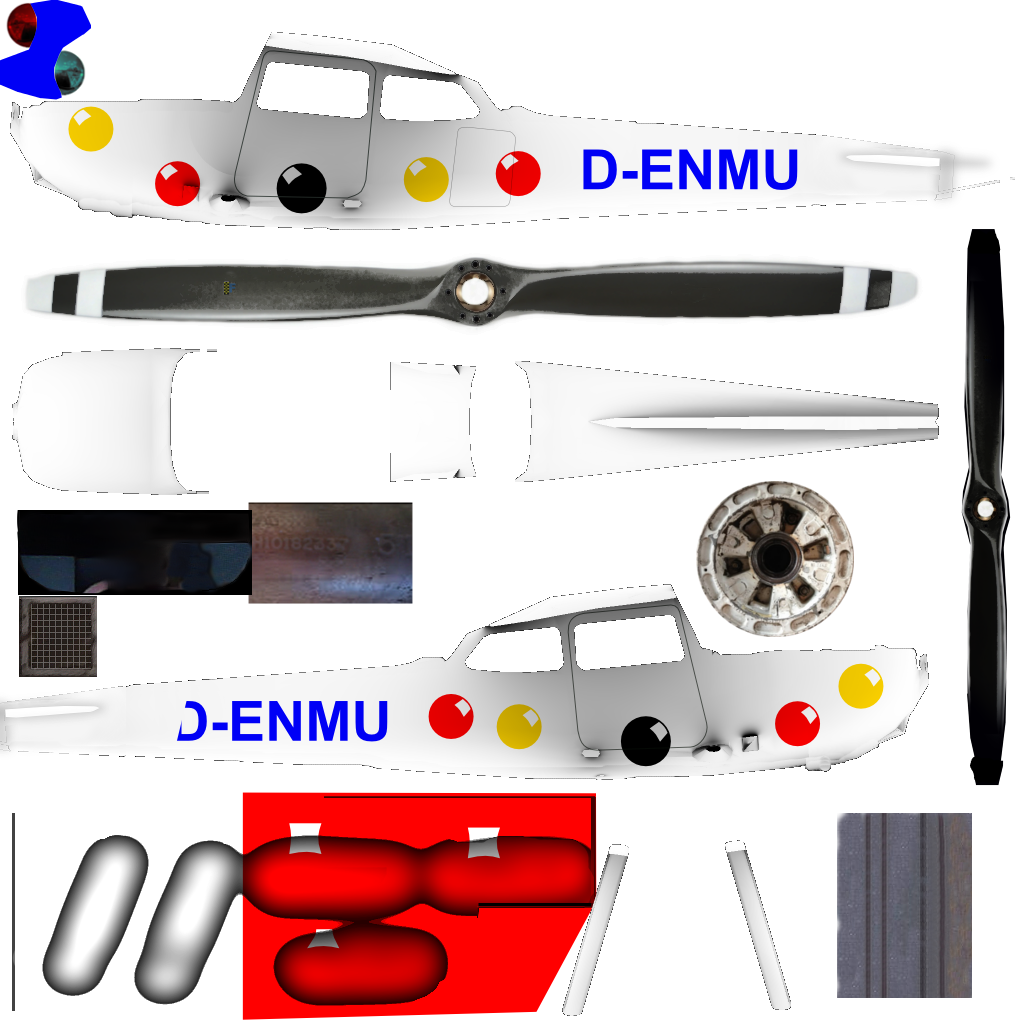
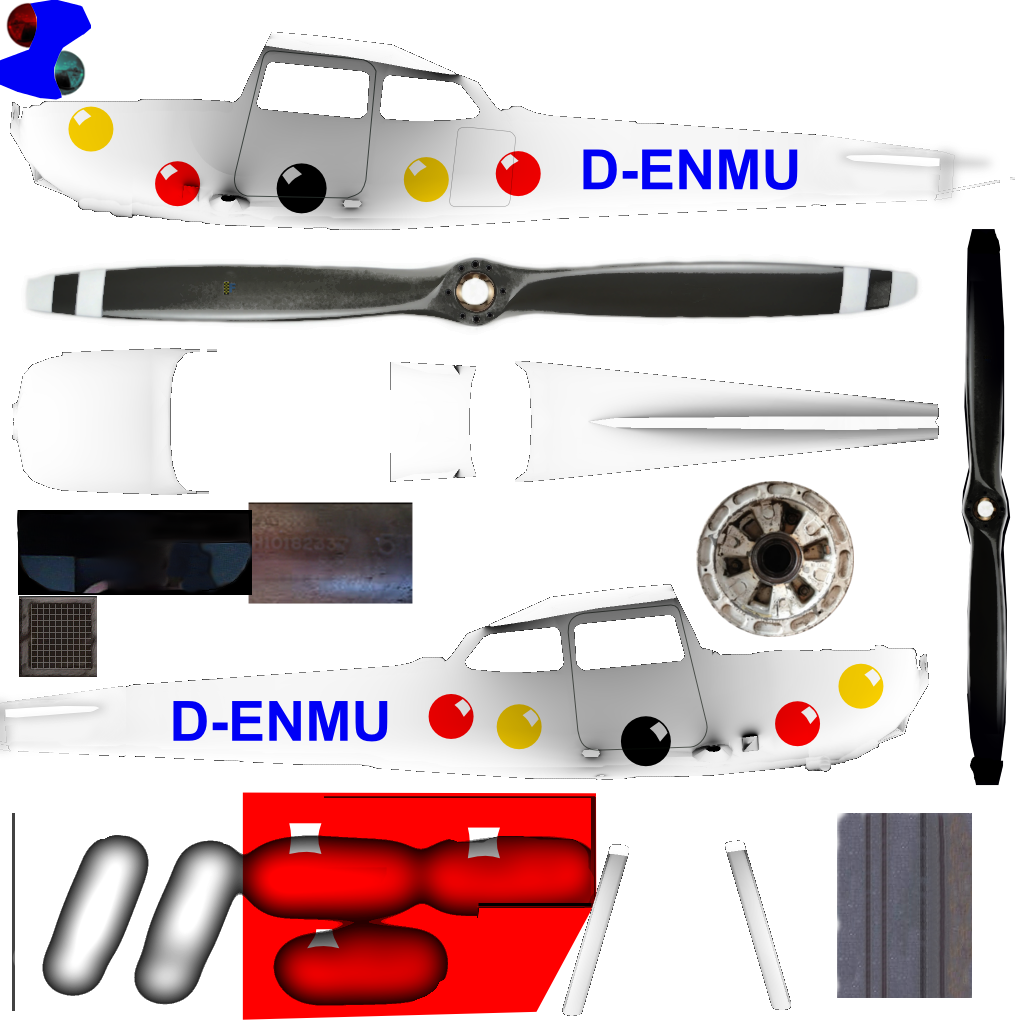
Layered file, before and after one edit (1024x1024). Changes by layer:
painted on "Clipboard #1" over [173, 681, 187, 741]
